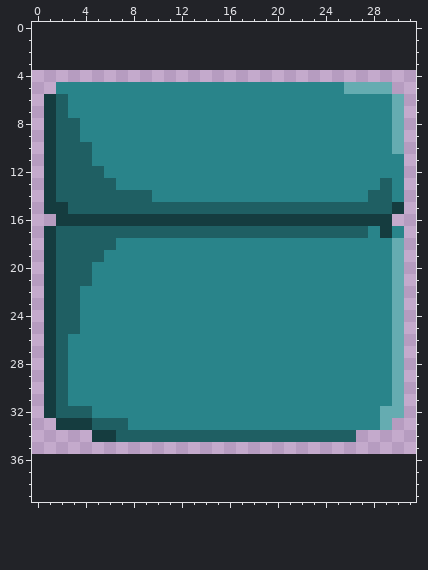
Pixel-art sprite: resources/images/Seat.png. The picture above is the old version.
The file is 32x32 pixels. The old version is drawn lined up with the new one, on the new canvas.
Once edited:
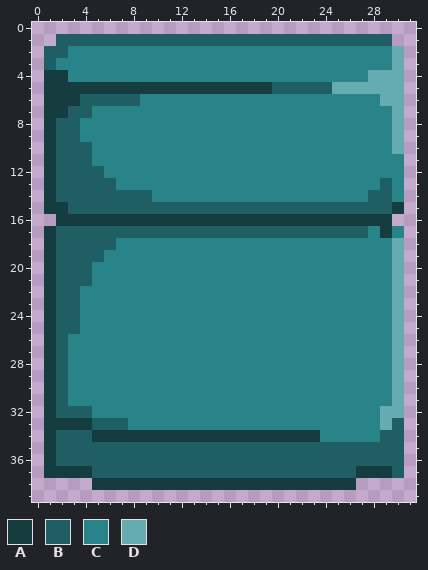
Palette (. is transparent): A #153c3f  B #1f5f63  C #29848a  D #65acb1
From old to new:
canvas 32x32 -> 32x40, the old top-left corner now at 0,4
@@ x 0..31 @@
  0 ................................
- 1 ................................
- 2 ................................
- 3 ................................
- 4 ................................
- 5 ..CCCCCCCCCCCCCCCCCCCCCCCCDDDD..
- 6 .ABCCCCCCCCCCCCCCCCCCCCCCCCCCCD.
- 7 .ABCCCCCCCCCCCCCCCCCCCCCCCCCCCD.
+ 1 ..BBBBBBBBBBBBBBBBBBBBBBBBBBBB..
+ 2 .BBCCCCCCCCCCCCCCCCCCCCCCCCCCCD.
+ 3 .BCCCCCCCCCCCCCCCCCCCCCCCCCCCCD.
+ 4 .AACCCCCCCCCCCCCCCCCCCCCCCCCDDD.
+ 5 .AAAAAAAAAAAAAAAAAAABBBBBDDDDDD.
+ 6 .AAABBBBBCCCCCCCCCCCCCCCCCCCCDD.
+ 7 .AABBCCCCCCCCCCCCCCCCCCCCCCCCCD.
  8 .ABBCCCCCCCCCCCCCCCCCCCCCCCCCCD.
@@ x 0..31 @@
 32 .ABBBCCCCCCCCCCCCCCCCCCCCCCCCDD.
-33 ..AAABBBCCCCCCCCCCCCCCCCCCCCCD..
-34 .....AABBBBBBBBBBBBBBBBBBBB.....
-35 ................................
-36 ................................
-37 ................................
-38 ................................
+33 .AAAABBBCCCCCCCCCCCCCCCCCCCCCDB.
+34 .ABBBAAAAAAAAAAAAAAAAAAACCCCCBB.
+35 .ABBBBBBBBBBBBBBBBBBBBBBBBBBBBB.
+36 .ABBBBBBBBBBBBBBBBBBBBBBBBBBBBB.
+37 .AAAABBBBBBBBBBBBBBBBBBBBBBAAAB.
+38 .....AAAAAAAAAAAAAAAAAAAAAA.....
 39 ................................
Pixel boxes of the changes (left, top, right, bottom) in both pictures:
changed: (44, 34, 404, 118)
changed: (44, 418, 404, 490)
